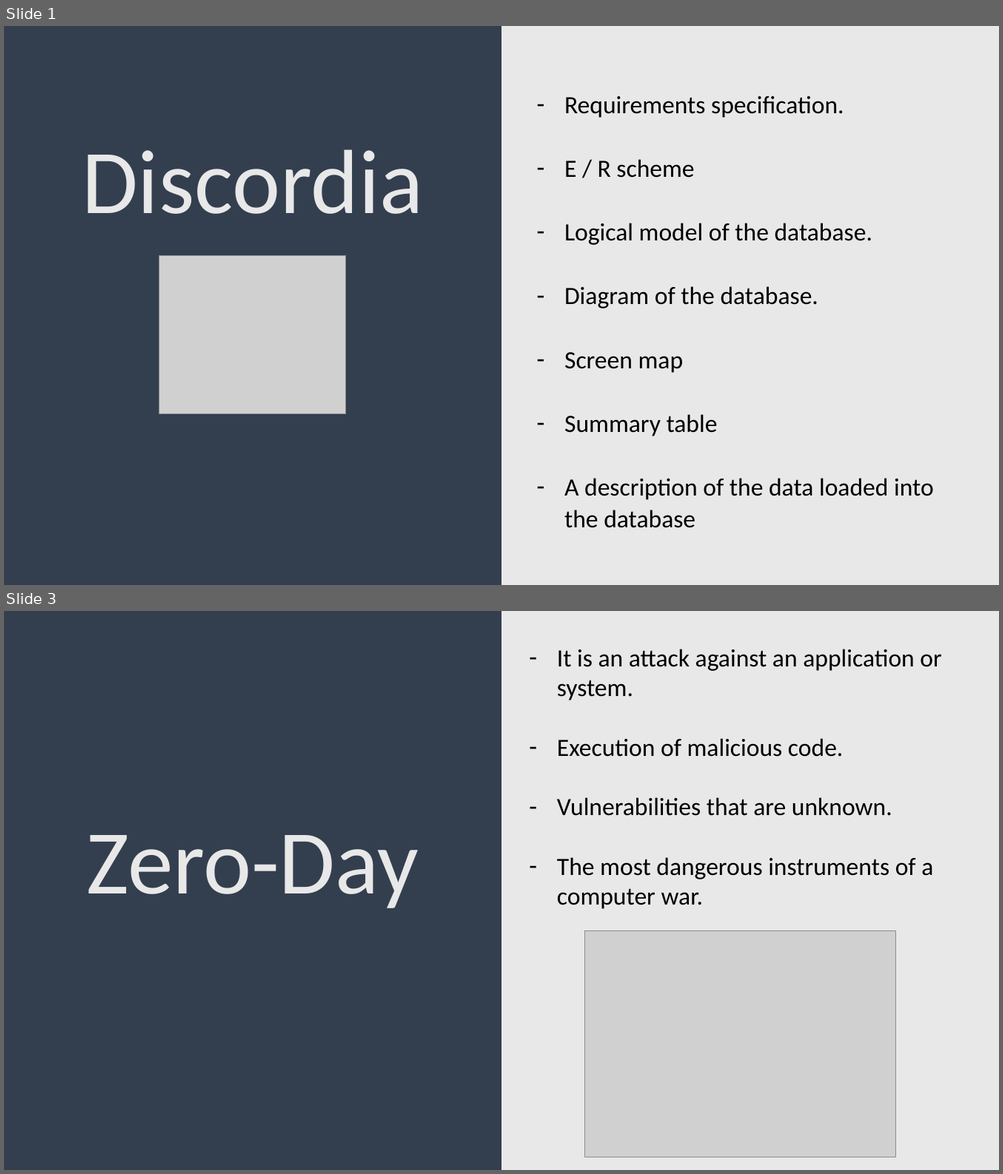
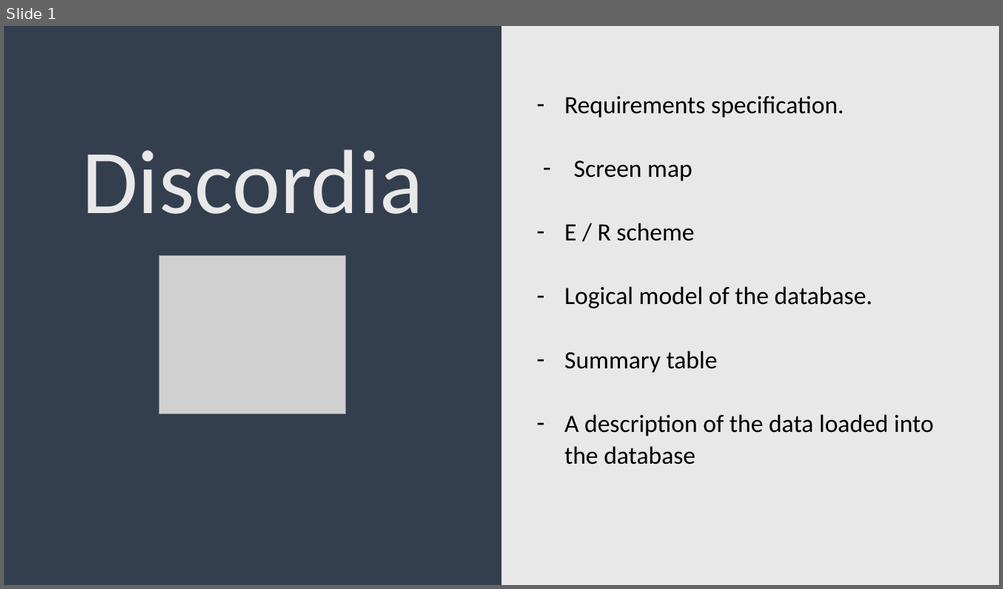
Before and after one commit to DaniGFClase/Operacion-Discordia, a slide deck: documentation/Exposition.pptx. Shown one above the other, each under a label of ours: slides 1 and 3 before the commit, slide 1 after it; the slides between them are not shown. The pictures are 1003x1174 and 1003x589 pixels, drawn with LibreOffice and Linux fonts; fonts in the diff are those of the drawing; grey boxes stand for pictures. Boxes give left, top, right and bottom in pixels: in the first picture for what was removed or moved away, otherwise in the second. Text is boxed around its words. In the diff, an @@ line names an element or a change of style, - is before the commit and + after.

```diff
--- a/documentation/Exposition.pptx
+++ b/documentation/Exposition.pptx
@@ slide 3 removed at (4, 611, 999, 1170), background gradient #333F50 to #E8E8E8 @@
@@ text removed at (557, 649, 941, 909) @@
-– It is an attack against an application or system.
-– Execution of malicious code.
-– Vulnerabilities that are unknown.
-– The most dangerous instruments of a computer war.
@@ text removed at (86, 835, 418, 908) @@
-Zero-Day
@@ picture removed at (584, 931, 896, 1157) @@
@@ slide 1 changed as well @@
@@ text at (564, 96, 933, 465): indent changed; less space between paragraphs @@
@@ text at (574, 161, 692, 181): paragraph added @@
+– Screen map
@@ text at (564, 286, 818, 373): paragraphs removed @@
-– Diagram of the database.
-– Screen map
```
Also in this commit, not shown: 10 slides added, 7 other slides removed, 4 other files.
